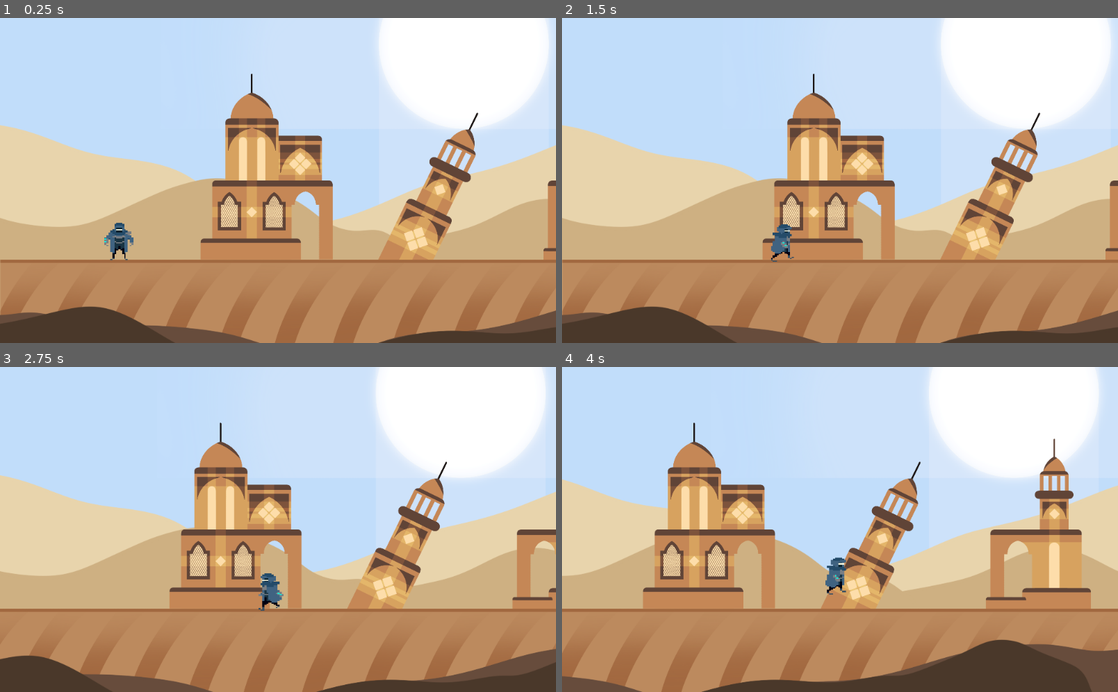
Above: before the commit, frames 1-4 (two rows, left to right).
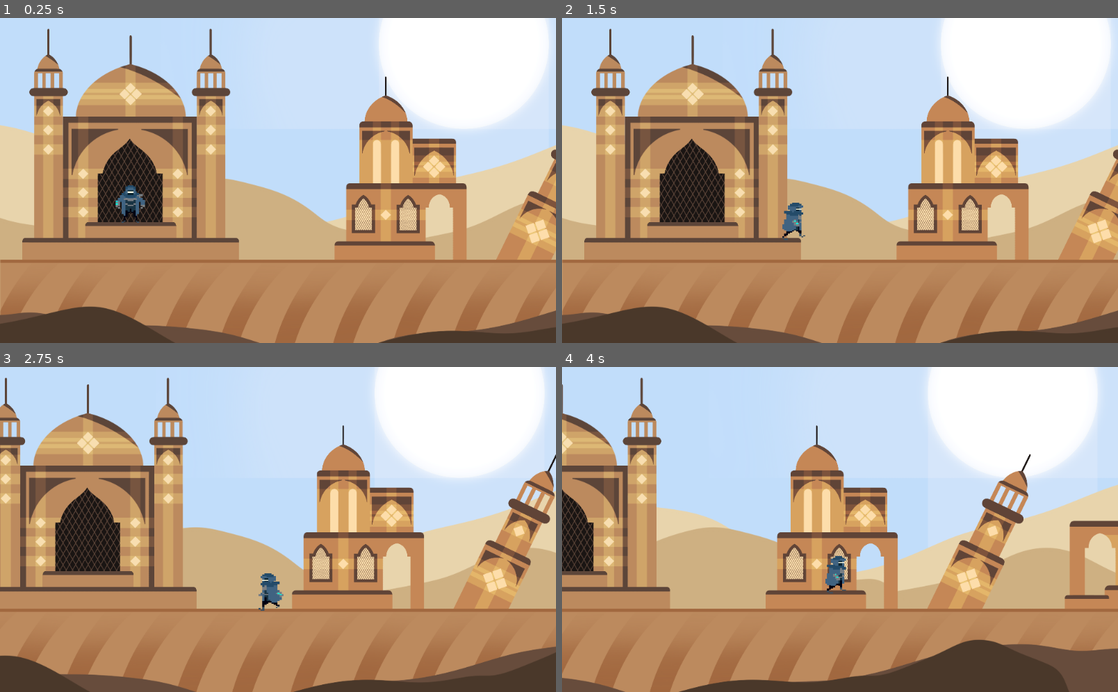
Above: after the commit, the same moments.

Repository: Craiky/csproject
Game: Godot game, scene res://MainScene.tscn
The game is run twice, just before and just after one commit, with the same random seed, the same clock (stepped at 60 frames per second) and the same inputs.
Inputs:
- Up to frame 1 (0.25 s): no input
- Up to frame 2 (1.5 s): tap Enter at 0.5 s; hold Right (move_right) from 0.53 s (still down); tap Space (jump) at 0.77 s
- Up to frame 3 (2.75 s): tap Space (jump) at 1.52 s; release Right (move_right) at 2.03 s; hold Left (move_left) from 2.03 s (still down)
- Up to frame 4 (4 s): release Left (move_left) at 2.78 s; hold Right (move_right) from 2.78 s (still down); tap Space (jump) at 3.02, 3.77 s

The runs differ from the first frame. In frame 1, 35% of the frame differs, in the area x 4-100%, y 3-75%; in frame 2, 36%; in frame 3, 41%, in the area x 0-100%, y 3-100%; in frame 4, 36%.

Commit message:
more art

Diff:
--- a/MainScene.tscn
+++ b/MainScene.tscn
@@ -15,7 +15,10 @@
 [ext_resource path="res://Sprites/back_sand2.png" type="Texture" id=13]
 [ext_resource path="res://Sprites/front_sand2.png" type="Texture" id=14]
 [ext_resource path="res://Sprites/sky.png" type="Texture" id=15]
+[ext_resource path="res://Ending.tscn" type="PackedScene" id=16]
 [ext_resource path="res://Sprites/sun.png" type="Texture" id=17]
+[ext_resource path="res://End_Temple.tscn" type="PackedScene" id=18]
+[ext_resource path="res://Start_Temple.tscn" type="PackedScene" id=19]
 
 [node name="MainScene" type="Node2D"]
 
@@ -56,44 +59,65 @@
 scale = Vector2( 1, 0.998462 )
 texture = ExtResource( 13 )
 
-[node name="ArchedTower2" parent="." instance=ExtResource( 2 )]
-position = Vector2( 9150, -747 )
-rotation = 3.14159
-scale = Vector2( 0.5, -0.5 )
-
 [node name="ArchedTower" parent="." instance=ExtResource( 2 )]
-position = Vector2( 2753, -750 )
-scale = Vector2( 0.5, 0.5 )
+position = Vector2( 3194, -790 )
+scale = Vector2( 0.550584, 0.550584 )
 
 [node name="Temple" parent="." instance=ExtResource( 4 )]
-position = Vector2( 1255, -808 )
+position = Vector2( 1872, -795 )
 scale = Vector2( 0.64, 0.64 )
 
+[node name="Start_Temple" parent="." instance=ExtResource( 19 )]
+position = Vector2( 502, -870 )
+scale = Vector2( 0.64, 0.64 )
+
+[node name="ArchedTower2" parent="." instance=ExtResource( 2 )]
+position = Vector2( 8986, -800 )
+rotation = 3.14159
+scale = Vector2( 0.567239, -0.567239 )
+
+[node name="Tower2" parent="." instance=ExtResource( 5 )]
+position = Vector2( 12261, -905 )
+scale = Vector2( 0.72514, 0.72514 )
+
 [node name="Tower" parent="." instance=ExtResource( 5 )]
-position = Vector2( 9483, -849 )
-scale = Vector2( 0.64, 0.64 )
+position = Vector2( 9364, -857 )
+scale = Vector2( 0.73996, 0.73996 )
 
 [node name="Mashrabiya" parent="." instance=ExtResource( 12 )]
 position = Vector2( 10393, -671 )
 scale = Vector2( 0.699831, 0.699831 )
 
 [node name="Aquifer_Steps" parent="." instance=ExtResource( 7 )]
-position = Vector2( 4754, -387 )
+position = Vector2( 4764, -384 )
+scale = Vector2( 0.888988, 0.888988 )
 
 [node name="Aquifer_Bridge" parent="." instance=ExtResource( 8 )]
-position = Vector2( 7190, -225 )
-scale = Vector2( 0.862371, 0.862371 )
+position = Vector2( 7247, -794 )
+scale = Vector2( 0.814956, 0.814956 )
+
+[node name="Temple2" parent="." instance=ExtResource( 4 )]
+position = Vector2( 11440, -829 )
+scale = Vector2( 0.679889, 0.679889 )
 
 [node name="Leaning Tower" parent="." instance=ExtResource( 6 )]
-position = Vector2( 1951, -323 )
+position = Vector2( 2511, -358 )
 scale = Vector2( 0.754792, 0.754792 )
+
+[node name="End_Temple" parent="." instance=ExtResource( 18 )]
+position = Vector2( 14135, -776 )
+scale = Vector2( 0.649411, 0.649411 )
 
 [node name="Terrain" parent="." instance=ExtResource( 10 )]
 position = Vector2( 8192, -648 )
 
 [node name="Player" parent="." instance=ExtResource( 1 )]
-position = Vector2( 577, -506 )
+position = Vector2( 629, -663 )
 scale = Vector2( 0.174592, 0.109801 )
+
+[node name="Ending" parent="." instance=ExtResource( 16 )]
+position = Vector2( 14435.7, -713.007 )
+scale = Vector2( 0.649411, 0.649411 )
 
 [node name="Camera2D" type="Camera2D" parent="."]
 position = Vector2( 954, -498 )
--- a/Player.gd
+++ b/Player.gd
@@ -86,6 +86,6 @@
 
 func isDead():
 	if position.y > 800:
-		position.y = -647
-		position.x = 643
+		position.y = -663
+		position.x = 629
 		print("you died")
Not shown: 1 places in MainScene.tscn that only renumber resources
Binary file added: Sprites/Coin.png
Not shown, added: Sprites/Coin.png.import
Binary file added: Sprites/Enemy.png
Not shown, added: Sprites/Enemy.png.import
Binary file added: Sprites/Player.png
Binary file added: Sprites/Super_Coin.png
Not shown, added: Sprites/Super_Coin.png.import
